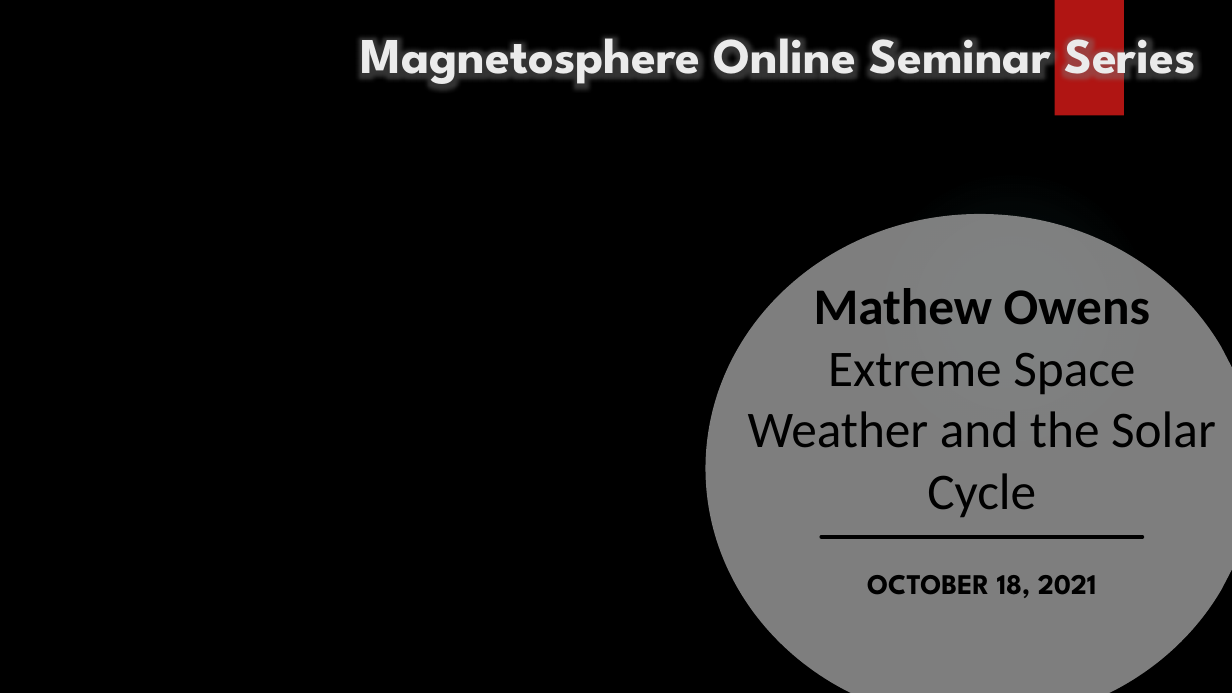
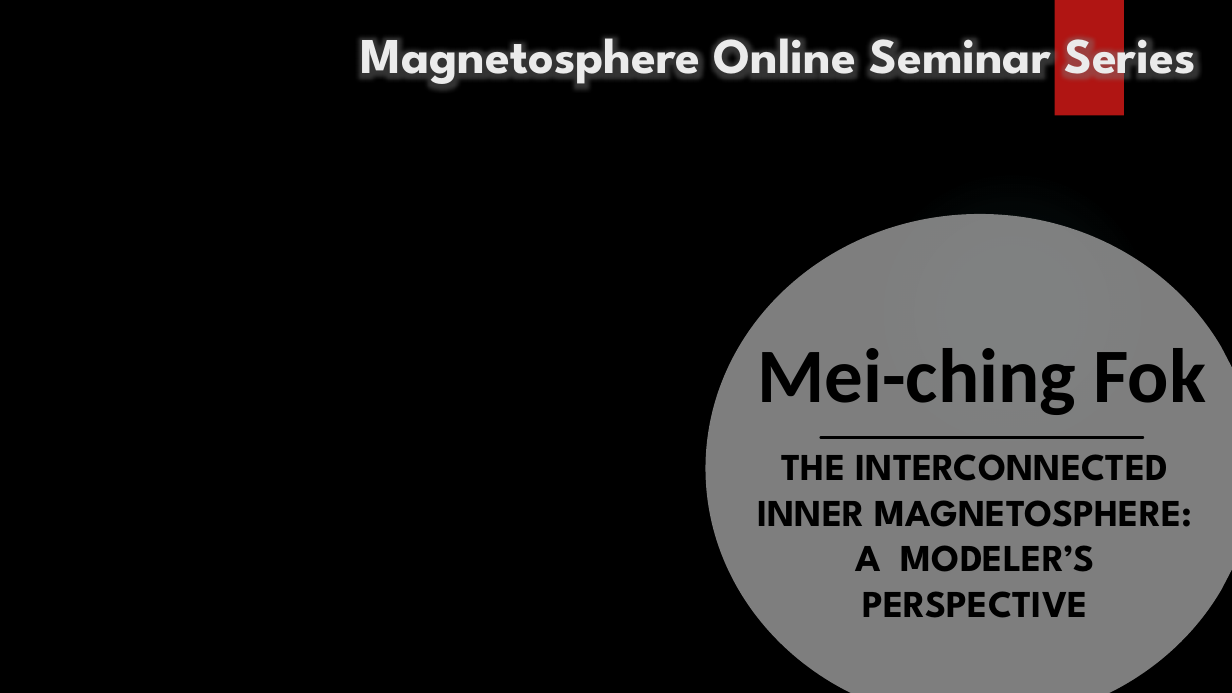
Before and after one commit to MSOLSS/MagSeminars, a slide deck: slide 1 of MSOSS_title.pptx. Drawn at 1232x693 pixels with LibreOffice and Linux fonts; fonts in the diff are those of the drawing; background and template pictures are left out. Boxes give left, top, right and bottom in pixels: in the first picture for what was removed or moved away, otherwise in the second. Text is boxed around its words. In the diff, an @@ line names an element or a change of style, - is before the commit and + after.

```diff
--- a/MSOSS_title.pptx
+++ b/MSOSS_title.pptx
@@ title at box(757, 348, 1206, 415): text changed; size 40 to 60 pt; bold on @@
-Mathew Owens
-Extreme Space Weather and the Solar Cycle
+Mei-ching Fok
@@ line moved from (822, 537) - (1142, 537) to (822, 437) - (1142, 437) @@
@@ subtitle at box(757, 454, 1193, 618): text changed; size 22.2 to 29.6 pt @@
-OCTOBER 18, 2021
+THE INTERCONNECTED INNER MAGNETOSPHERE: A MODELER’S PERSPECTIVE
```
Also in this commit, not shown: 1 other file.
